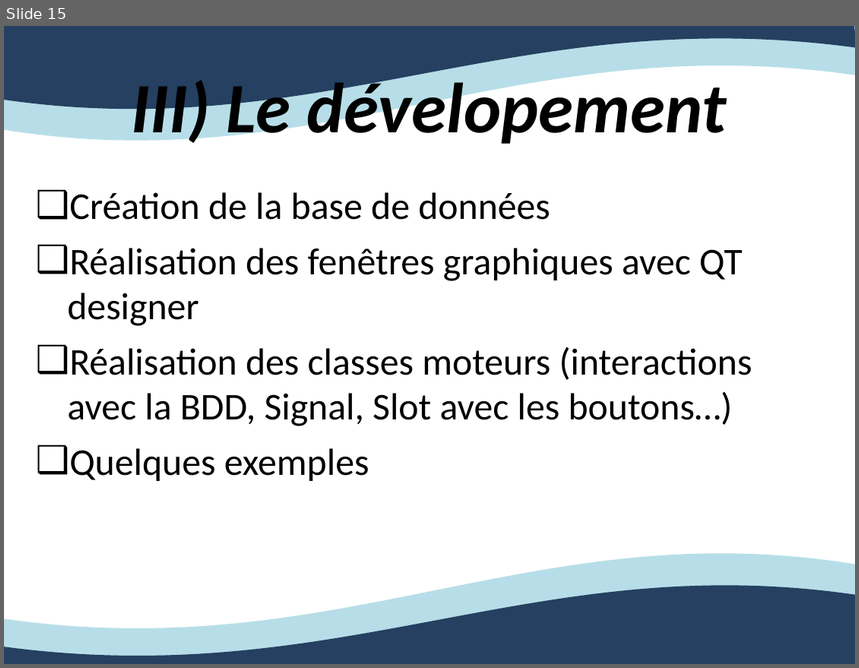
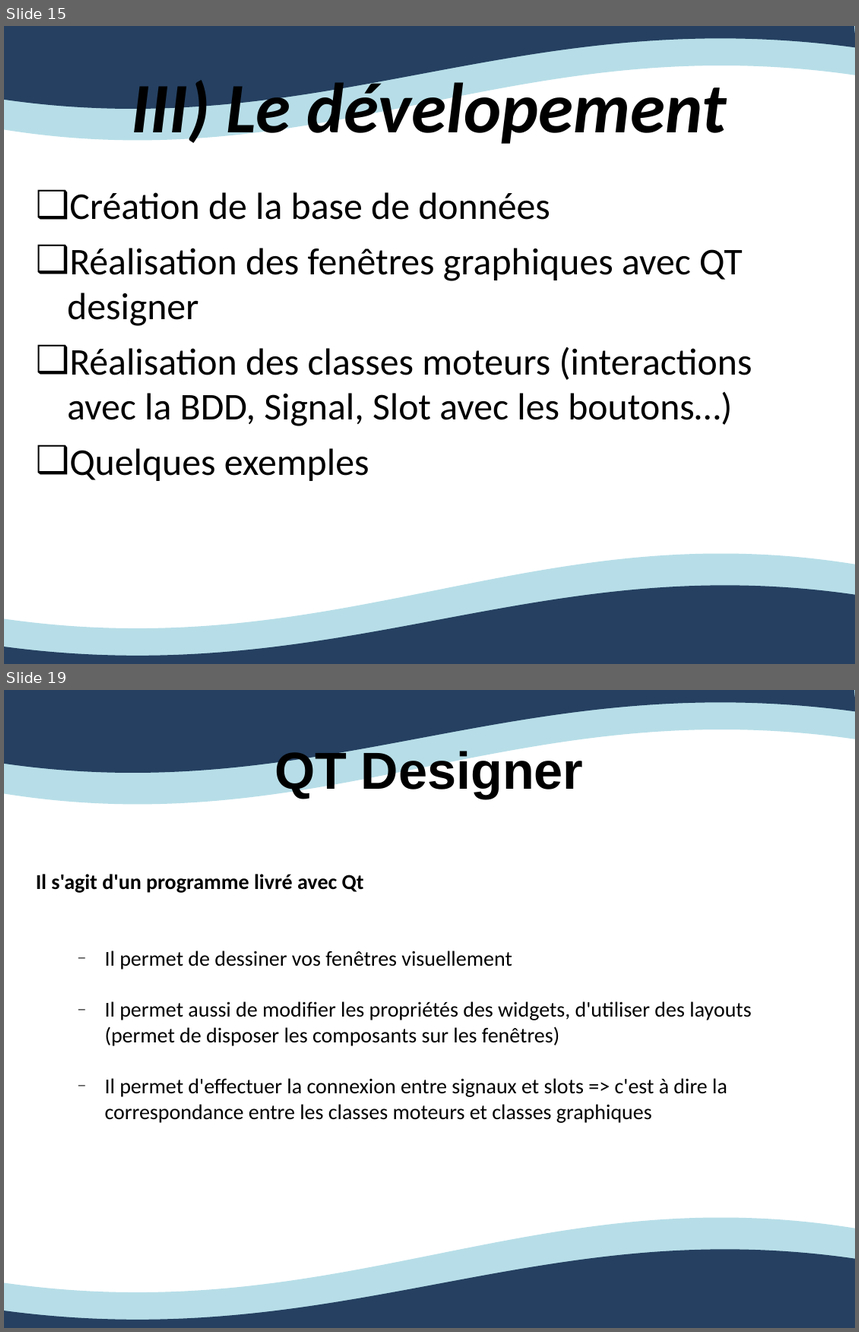
Before and after one commit to Ovan33/Immobilier, a slide deck: docs/Rapport/ProjetTuteureExpression.ppt. Shown one above the other, each under a label of ours: slide 15 before the commit, slides 15 and 19 after it; the slides between them are not shown. The pictures are 859x668 and 859x1332 pixels, drawn with LibreOffice and Linux fonts; fonts in the diff are those of the drawing. Boxes give left, top, right and bottom in pixels: in the first picture for what was removed or moved away, otherwise in the second. Text is boxed around its words. In the diff, an @@ line names an element or a change of style, - is before the commit and + after.

Commit message:
Modification du ppt en fr > anglais à faire Ajout d'images pour construction ppt Modification du fichier pencil pour la recherche des biens Ajout de la classe graphique de recherche des biens

```diff
--- a/docs/Rapport/ProjetTuteureExpression.ppt
+++ b/docs/Rapport/ProjetTuteureExpression.ppt
@@ slide 19 added at (x1=4, y1=690, x2=855, y2=1328), background #FFFFFF; not listed: 4 template elements that a slide beside it also shows @@
@@ title added at (x1=275, y1=748, x2=584, y2=799), 44 pt, text #000000, bold @@
+QT Designer
@@ text added at (x1=36, y1=874, x2=751, y2=1123), 18 pt, text #000000 @@
+Il s'agit d'un programme livré avec Qt
+  – Il permet de dessiner vos fenêtres visuellement
+  – Il permet aussi de modifier les propriétés des widgets, d'utiliser des layouts (permet de disposer les composants sur les fenêtres)
+  – Il permet d'effectuer la connexion entre signaux et slots => c'est à dire la correspondance entre les classes moteurs et classes graphiques
@@ slide 15 changed as well @@
@@ freeform shape at (x1=4, y1=26, x2=855, y2=140): outline redrawn @@
@@ freeform shape at (x1=4, y1=26, x2=855, y2=110): outline redrawn @@
```
Also in this commit, not shown: 14 other slides changed, 8 other slides added, 11 other files.
